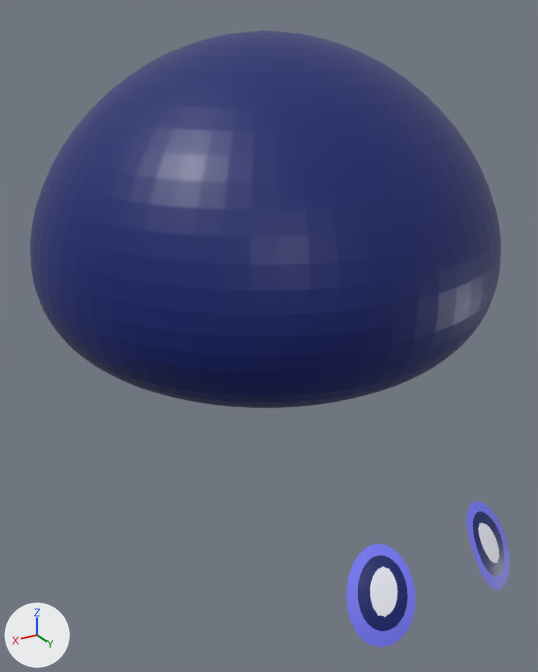
Before and after pictures for a commit that changed the FBX model Assets/Sprites/3D_Objects/Mobs/Slime.fbx.
Camera for both pictures: a camera (50 mm lens) standing at (1.61, 2.72, 1.05) and looking at (0.2, 0.36, -0.13). Arrows for +X, +Y and +Z are at lower left; the lights stay in place. The first picture is the older version. Where no turn or scale is listed for an object, it has been applied to the vertices.
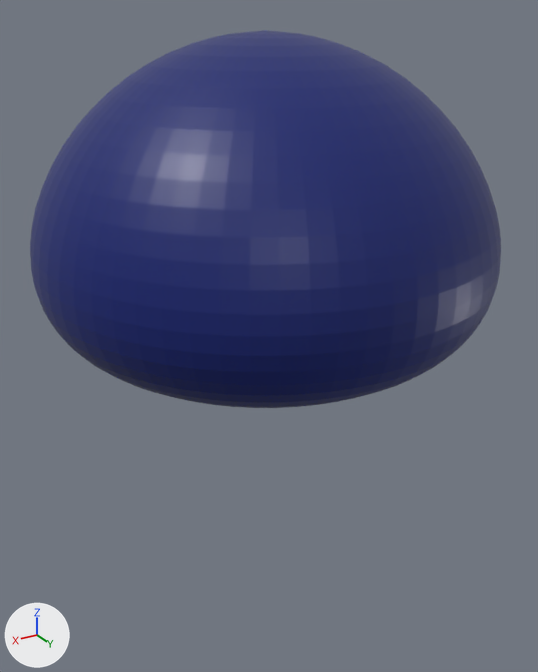
Where the change shows, as pixel boxes (x1, y1, x2, y2) in the pictures (538 x 672 px):
'Circle', deleted: before (347, 501, 510, 647)
    faces in mat_material_003 (blue #7a7dff): (347, 501, 510, 647)
    faces in mat_procedural_slime (dark blue #0b1e6f): (358, 511, 504, 631)
    faces in mat_material_007 (white #f4f4ff): (370, 523, 499, 617)

The change, as a diff of the scene's bpy script:
```diff
--- a/Assets/Sprites/3D_Objects/Mobs/Slime.fbx.py
+++ b/Assets/Sprites/3D_Objects/Mobs/Slime.fbx.py
@@ ob_circle @@
-ob_circle = bpy.data.objects.new('Circle', me_mesh)
-ob_circle.location = (0.0, 2.453, 0.0)
```
